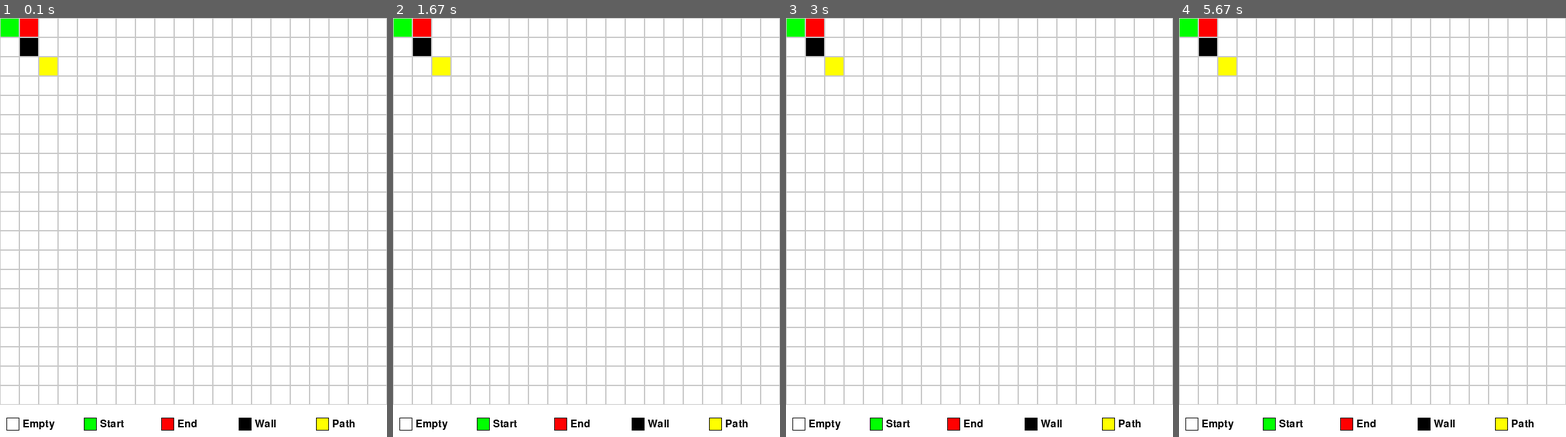
Above: before the commit, frames 1-4 (left to right).
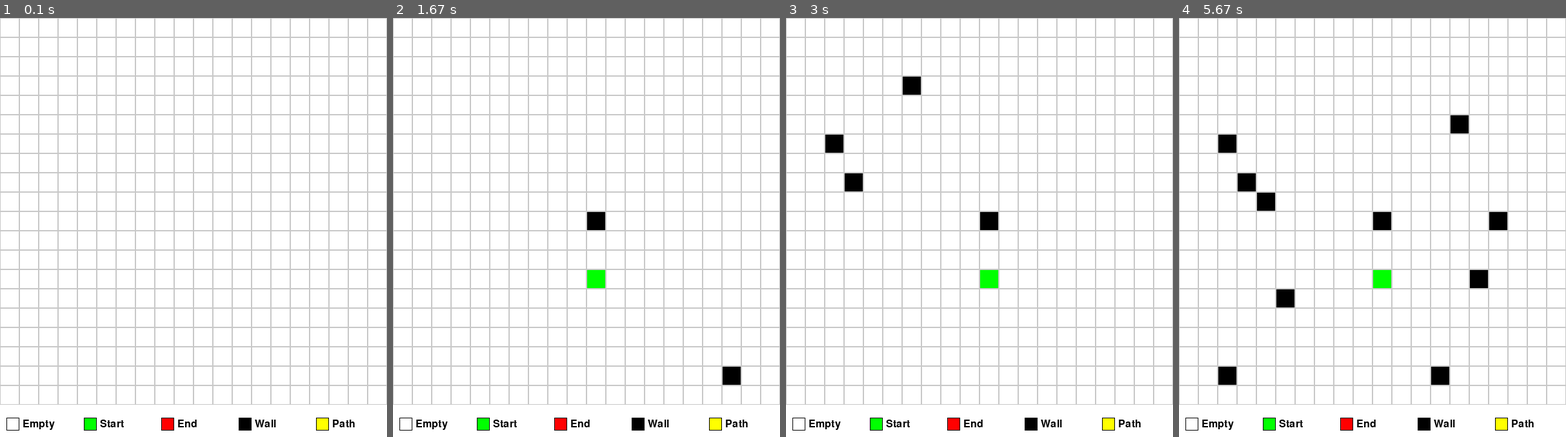
Above: after the commit, the same moments.

Repository: FelixStillLearning/pygame-pathfinding-visualizer
Game: pygame game, started from src/main.py
The game is run twice, just before and just after one commit, with the same random seed, the same clock (stepped at 60 frames per second) and the same inputs.
Inputs (mouse positions are in pixels of both pictures, inside the frame that each line leads up to):
- Up to frame 1 (0.1 s): no input
- Up to frame 2 (1.67 s): click (586, 227) at 0.38 s; click "Start" at 0.72 s; click (725, 374) at 1.05 s; right-click (590, 273) at 1.38 s
- Up to frame 3 (3 s): click (1126, 386) at 1.72 s; click (917, 89) at 2.05 s; click (832, 135) at 2.38 s; click (855, 173) at 2.72 s
- Up to frame 4 (5.67 s): click (1457, 122) at 3.05 s; click (1260, 202) at 3.38 s; click (1476, 273) at 3.72 s; click (1310, 93) at 4.05 s; click (1507, 223) at 4.38 s; click (1442, 365) at 4.72 s; click (1237, 374) at 5.05 s; click (1275, 298) at 5.38 s

The runs differ from the first frame. In frame 1, 0.8% of the frame differs, in the area x 0-15%, y 0-14%; in frame 2, 1.4%; in frame 3, 1.8%; in frame 4, 3.0%, in the area x 0-85%, y 0-88%.

Commit message:
feat: implement mouse interaction for grid modification
- Add left-click wall toggling functionality
- Add right-click start/end node placement
- Implement boundary checking for legend area
- Complete interactive grid modification system

Diff:
--- a/src/grid.py
+++ b/src/grid.py
@@ -10,3 +10,25 @@
     for row in grid:
         for node in row:
             node.draw(window)
+
+def get_clicked_node(mouse_pos, grid, cell_size, grid_size):
+    x,y = mouse_pos
+    if y < grid_size :
+        row = y // cell_size
+        col = x // cell_size
+        return grid[row][col] if 0 <= row < len(grid) and 0 <= col < len(grid[0]) else None
+    return None
+
+def handle_mouse_click(mouse_pos, grid, cell_size, grid_size, button):
+    clicked_node = get_clicked_node(mouse_pos, grid, cell_size, grid_size)
+    if clicked_node:
+        if button == 1:
+            if clicked_node.status not in ["start", "end"]:
+                clicked_node.toggle_wall()
+        elif button == 3:
+            if clicked_node.status == "empty":
+                clicked_node.set_start()
+            elif clicked_node.status == "start":
+                clicked_node.set_end ()
+            elif clicked_node.status == "end":
+                clicked_node.set_end()
--- a/src/main.py
+++ b/src/main.py
@@ -1,6 +1,6 @@
 import pygame
 import sys
-from grid import make_grid, draw_grid
+from grid import make_grid, draw_grid, get_clicked_node, handle_mouse_click
 from legend import draw_legend
 #inisialisasi pygame
 pygame.init()
@@ -21,10 +21,6 @@
 font = pygame.font.Font(None, 24)
 
 grid = make_grid(ROWS, COLS, CELL_SIZE)
-grid[0][0].set_start()
-grid[0][1].set_end()
-grid[1][1].set_wall()
-grid[2][2].set_path()
 
 #Event Loop Dasar
 running = True
@@ -33,10 +29,16 @@
         if event.type == pygame.QUIT:
             running = False
 
+        if event.type == pygame.MOUSEBUTTONDOWN:
+            mouse_pos = pygame.mouse.get_pos()
+            handle_mouse_click(mouse_pos, grid, CELL_SIZE, GRID_SIZE, event.button)
+
     window.fill((255, 255, 255))
     draw_legend(window, font)
     draw_grid(window,grid)
     pygame.display.flip()
 
+
+
 pygame.quit()
 sys.exit()
--- a/src/node.py
+++ b/src/node.py
@@ -33,10 +33,17 @@
         pygame.draw.rect(window, (200,200,200), (self.x, self.y, self.size, self.size), 1)
 
 
+    def toggle_wall(self):
+        if self.status == "empty":
+            self.status = "wall"
+        elif self.status == "wall":
+            self.status = "empty"
 
+    def is_empty(self):
+        return self.status == "empty"
 
-
-
+    def is_wall(self):
+        return self.status == "wall"
 
 
     def set_start(self):
